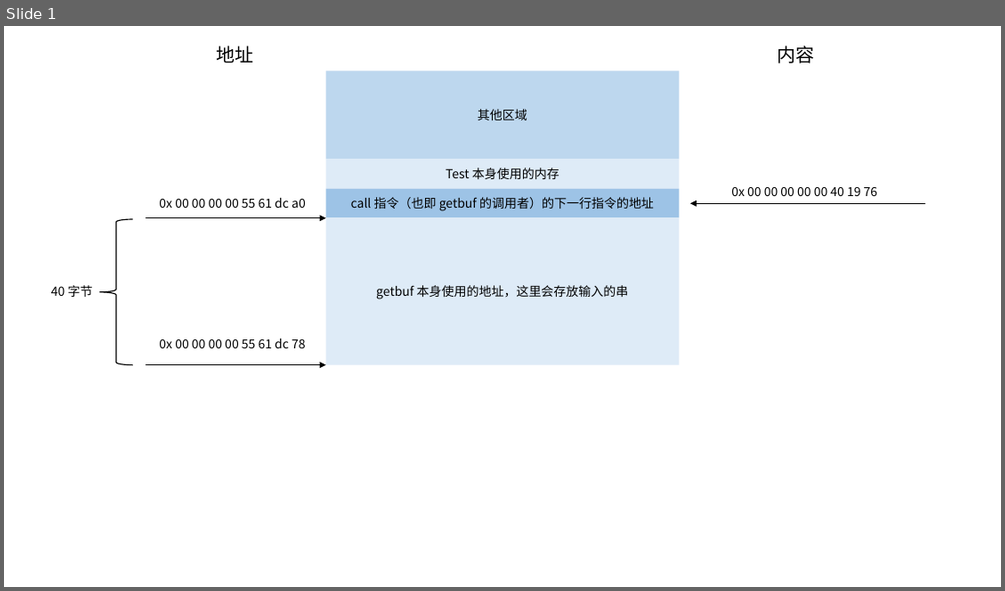
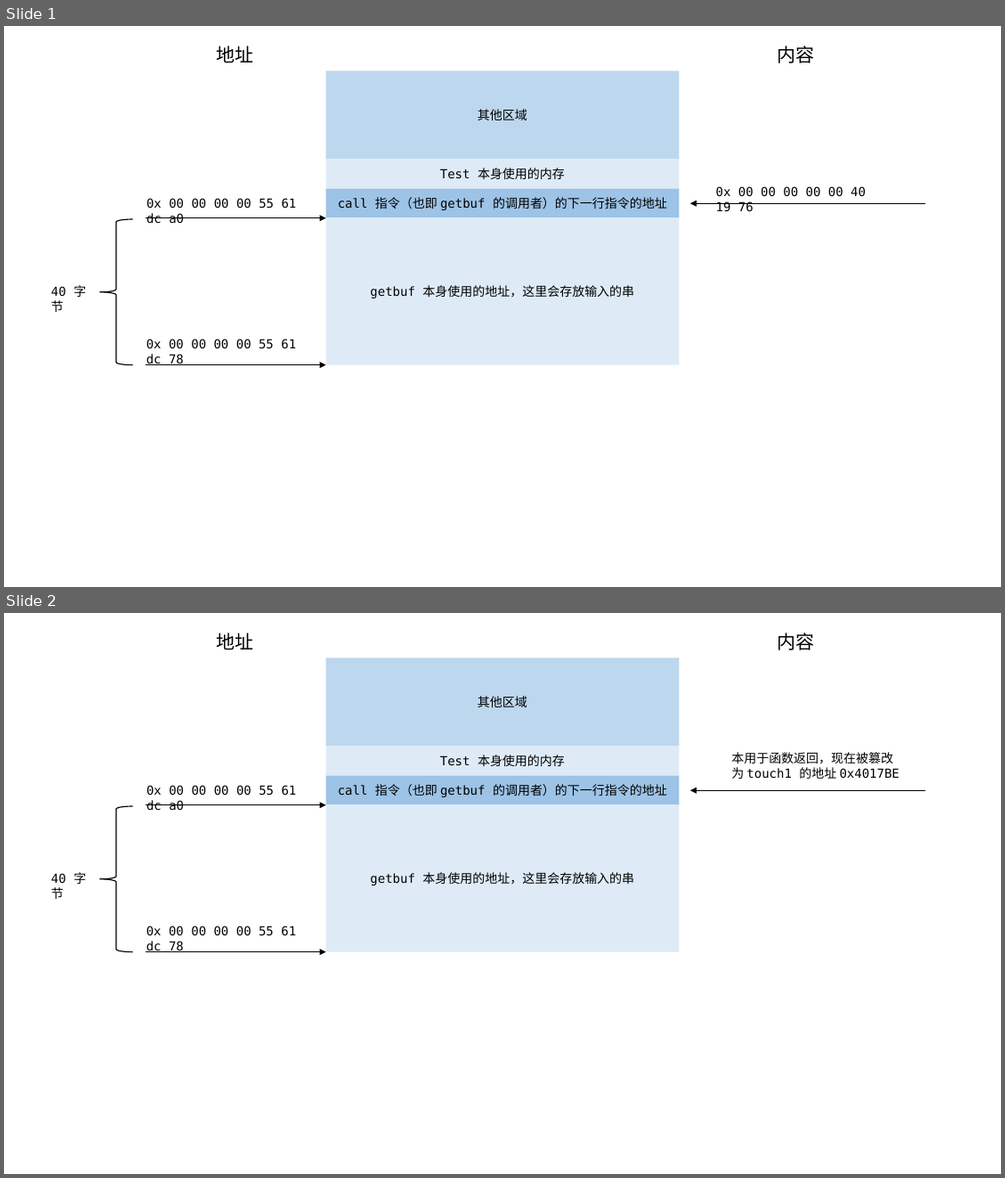
Before and after one commit to Niazye/CSAPP-in-ECNU, a slide deck: lab/lab3/lab3Pic.pptx. Shown one above the other, each under a label of ours: slide 1 before the commit, slides 1 and 2 after it. The pictures are 1005x591 and 1005x1178 pixels, drawn with LibreOffice and Linux fonts; fonts in the diff are those of the drawing. Boxes give left, top, right and bottom in pixels: in the first picture for what was removed or moved away, otherwise in the second. Text is boxed around its words. In the diff, an @@ line names an element or a change of style, - is before the commit and + after.

```diff
--- a/lab/lab3/lab3Pic.pptx
+++ b/lab/lab3/lab3Pic.pptx
@@ slide 2 added at box(4, 613, 1001, 1174), background #FFFFFF @@
@@ text added at box(217, 633, 254, 650), 18 pt, text #000000 @@
+地址
@@ text added at box(777, 633, 814, 650), 18 pt, text #000000 @@
+内容
@@ rectangle added at box(325, 657, 679, 747), fill #BDD7EE, 12 pt, text #000000 @@
+其他区域
@@ rectangle added at box(325, 747, 679, 776), fill #DEEBF7, 12 pt, text #000000 @@
+Test 本身使用的内存
@@ text added at box(731, 752, 899, 779), 12 pt, text #000000 @@
+本用于函数返回，现在被篡改为 touch1 的地址 0x4017BE
@@ text added at box(146, 785, 297, 811), 12 pt, text #000000 @@
+0x 00 00 00 00 55 61 dc a0
@@ rectangle added at box(325, 776, 679, 805), fill #9DC3E6, 12 pt, text #000000 @@
+call 指令（也即 getbuf 的调用者）的下一行指令的地址
@@ arrow added from (926, 790) to (690, 790), #000000 1 pt @@
@@ right brace added at box(100, 806, 133, 952), outline #000000 1 pt @@
@@ arrow added from (146, 805) to (325, 805), #000000 1 pt @@
@@ rectangle added at box(325, 804, 679, 952), fill #DEEBF7, 12 pt, text #000000 @@
+getbuf 本身使用的地址，这里会存放输入的串
@@ text added at box(51, 872, 86, 899), 12 pt, text #000000 @@
+40 字节
@@ text added at box(146, 925, 296, 952), 12 pt, text #000000 @@
+0x 00 00 00 00 55 61 dc 78
@@ arrow added from (146, 952) to (325, 952), #000000 1 pt @@
@@ slide 1 changed as well @@
@@ font Noto Sans CJK SC to DejaVu Sans Mono in 7 elements at box(325, 160, 679, 189), box(325, 189, 679, 218), box(325, 217, 679, 365), box(51, 285, 86, 312), box(146, 198, 297, 224), box(146, 338, 296, 365), box(716, 186, 866, 212) @@
@@ text "0x 00 00 00 00 ...": place and size @@
-text "0x 00 00 00 00 ..." at box(731, 187, 878, 196)
+text "0x 00 00 00 00 ..." at box(716, 186, 866, 212)
@@ text "0x 00 00 00 00 ...": place and size @@
-text "0x 00 00 00 00 ..." at box(159, 198, 306, 208)
+text "0x 00 00 00 00 ..." at box(146, 198, 297, 224)
@@ text "0x 00 00 00 00 ...": place and size @@
-text "0x 00 00 00 00 ..." at box(159, 338, 306, 348)
+text "0x 00 00 00 00 ..." at box(146, 338, 296, 365)
```
Also in this commit, not shown: 2 other slides added, 12 other files.
